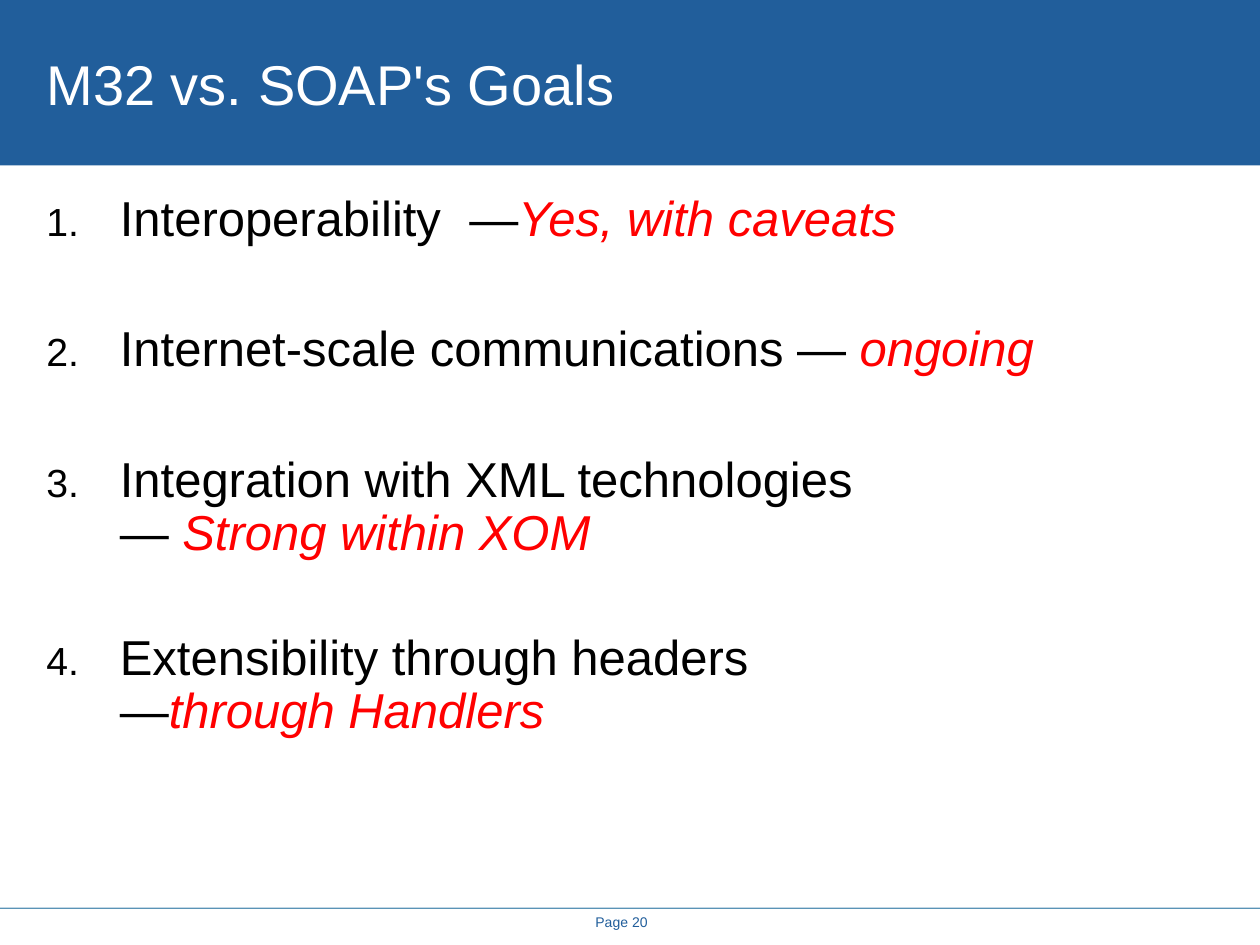
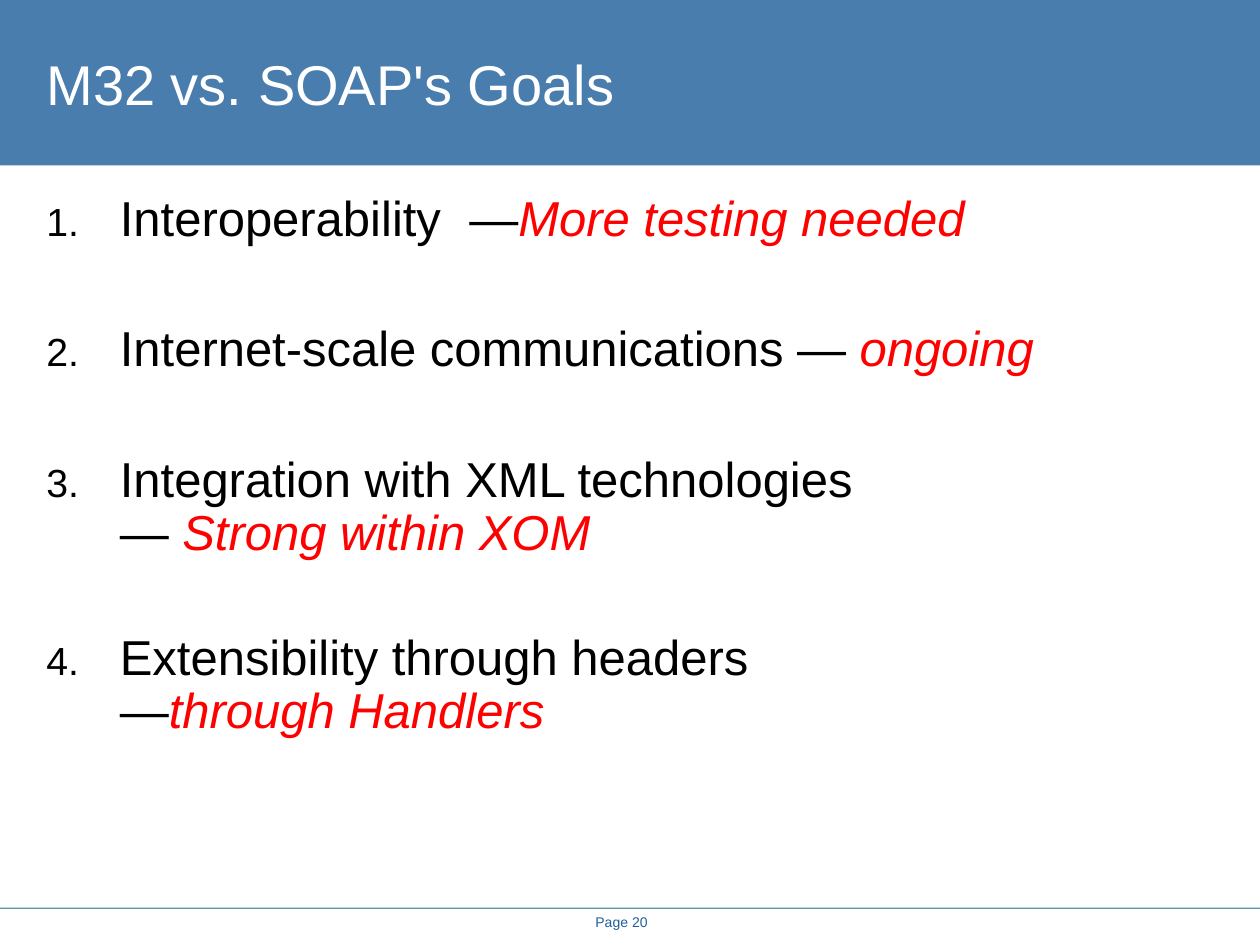
Before and after one commit to rhusar/smartfrog, a slide deck: slide 20 of projects/alpine/doc/icws2005/rethinking_the_java_SOAP_stack.ppt. Drawn at 1260x945 pixels with LibreOffice and Linux fonts; fonts in the diff are those of the drawing; background and template pictures are left out. Boxes give left, top, right and bottom in pixels: in the first picture for what was removed or moved away, otherwise in the second. Text is boxed around its words. In the diff, an @@ line names an element or a change of style, - is before the commit and + after.

```diff
--- a/projects/alpine/doc/icws2005/rethinking_the_java_SOAP_stack.ppt
+++ b/projects/alpine/doc/icws2005/rethinking_the_java_SOAP_stack.ppt
@@ rectangle at box(0, 0, 1260, 165): fill #215E9B to #487DAD @@
@@ text at box(120, 200, 964, 246): text changed @@
-1. Interoperability —Yes, with caveats
+1. Interoperability —More testing needed
```
Also in this commit, not shown: 19 other slides changed, 17 other files.
